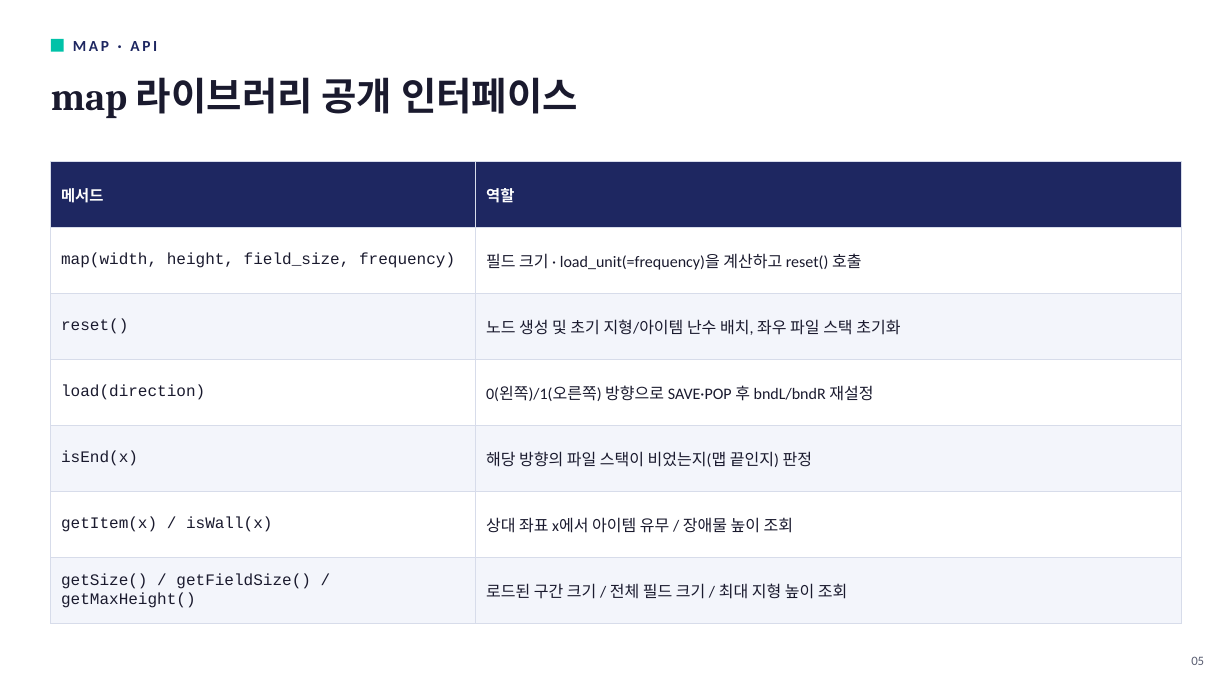
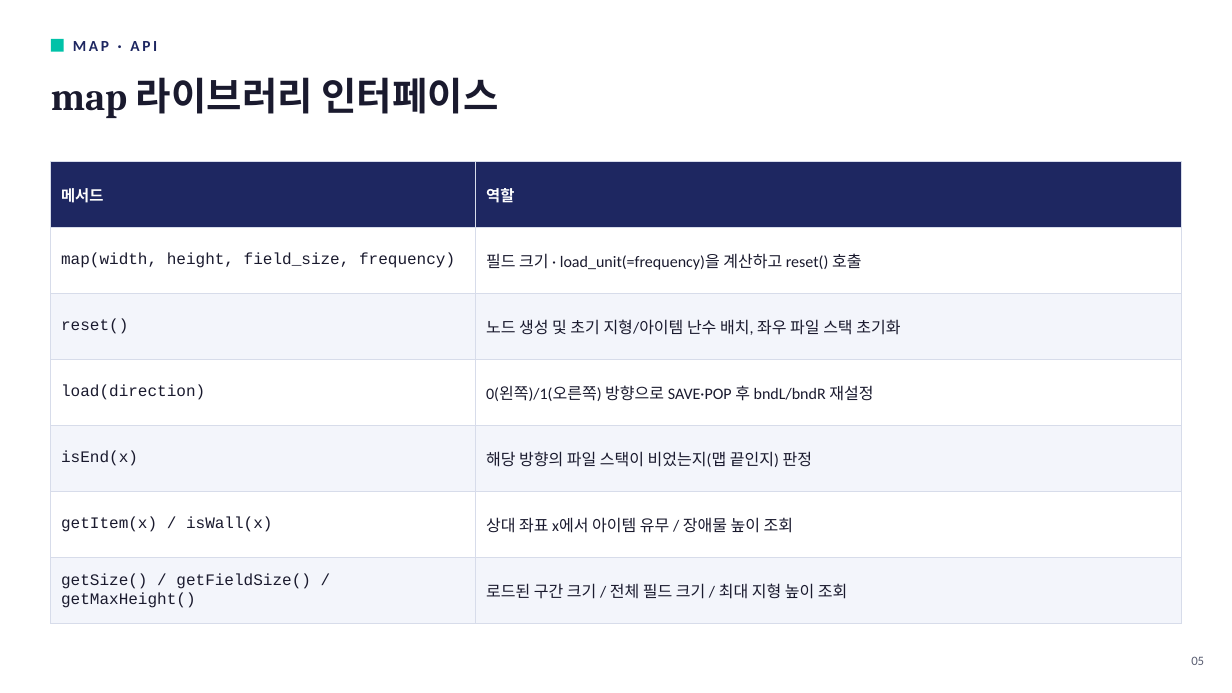
Before and after one commit to mck737338/Robit_intelligence_qt_Project, a slide deck: slide 5 of QT_Project.pptx. Drawn at 1232x693 pixels with LibreOffice and Linux fonts; fonts in the diff are those of the drawing. Boxes give left, top, right and bottom in pixels: in the first picture for what was removed or moved away, otherwise in the second. Text is boxed around its words. In the diff, an @@ line names an element or a change of style, - is before the commit and + after.

```diff
--- a/QT_Project.pptx
+++ b/QT_Project.pptx
@@ text at (x1=51, y1=77, x2=499, y2=118): text changed @@
-map 라이브러리 공개 인터페이스
+map 라이브러리 인터페이스
```
Also in this commit, not shown: 2 other slides changed.
